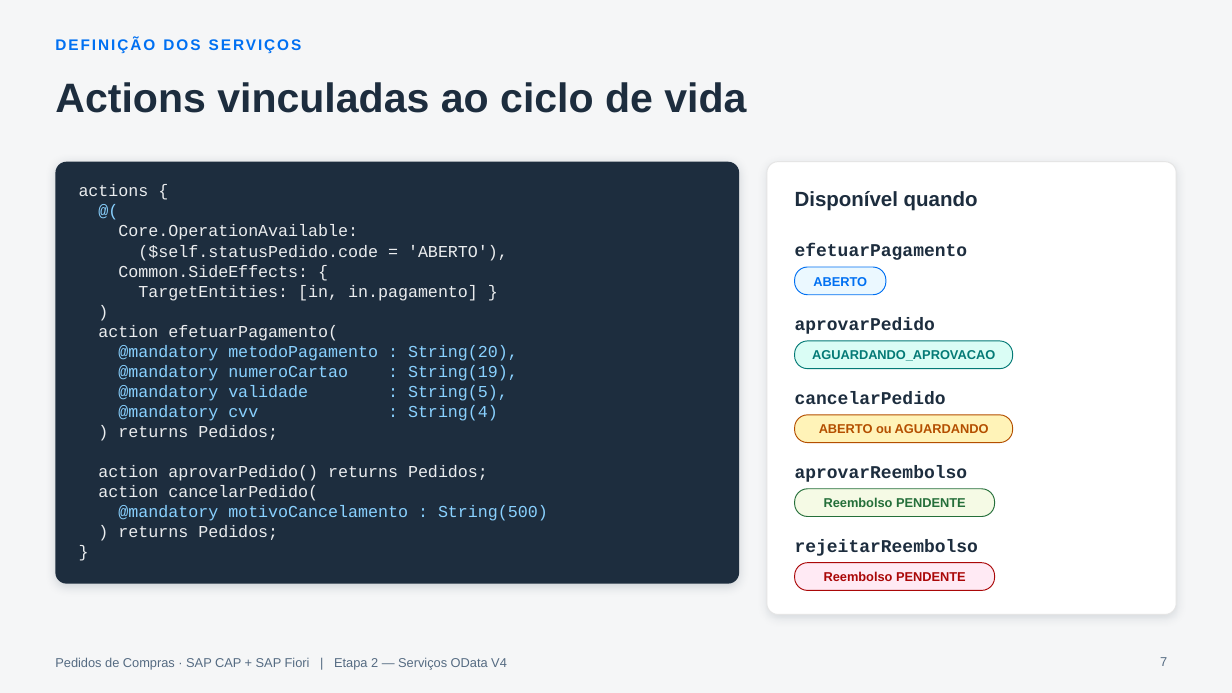
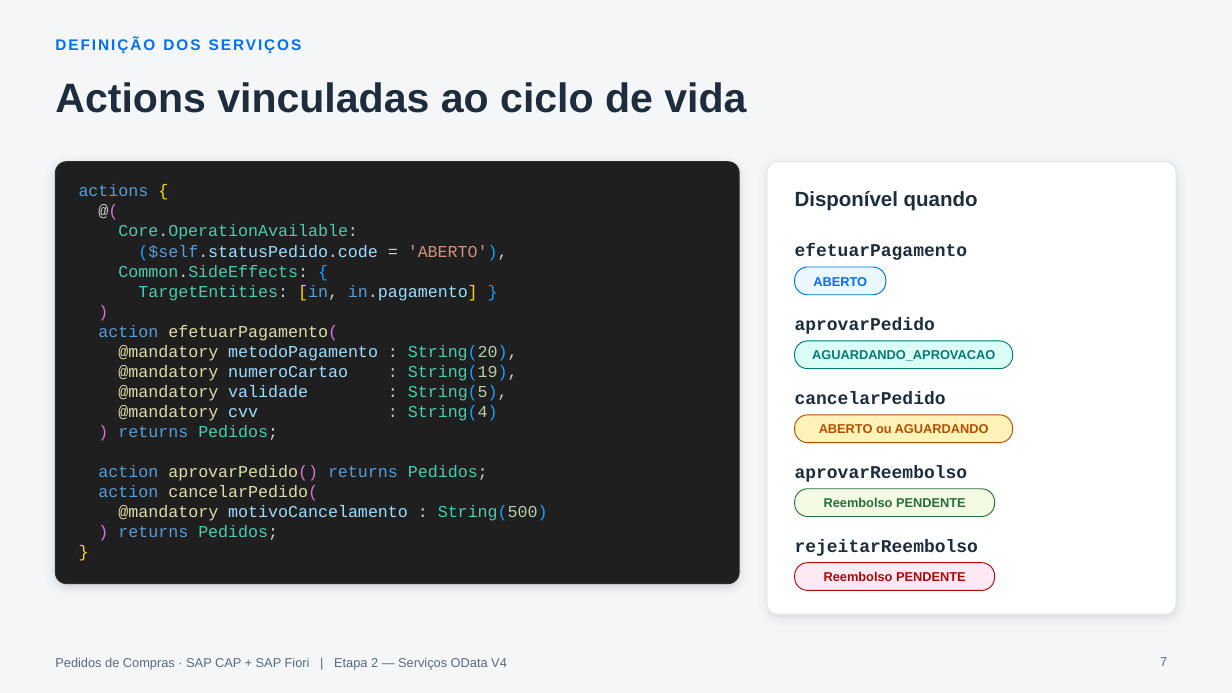
Before and after one commit to AdrianoBispo/sap-cap-nodejs-pedidos-de-compras-app, a slide deck: slide 7 of docs/apresentacoes/02-servicos-odata.pptx. Drawn at 1232x693 pixels with LibreOffice and Linux fonts; fonts in the diff are those of the drawing. Boxes give left, top, right and bottom in pixels: in the first picture for what was removed or moved away, otherwise in the second. Text is boxed around its words. In the diff, an @@ line names an element or a change of style, - is before the commit and + after.

```diff
--- a/docs/apresentacoes/02-servicos-odata.pptx
+++ b/docs/apresentacoes/02-servicos-odata.pptx
@@ rounded rectangle at <box>55,162,739,584</box>: fill #1D2D3E to #1F1F1F; outline none to #2B2B2B 0.75 pt @@
@@ text "actions {" at <box>79,184,548,540</box>: text colour #EAECEE to #569CD6 in "actions", "($self.statusPedido.code", "[in, in.pagamento]", "action" and 4 more places; text colour #EAECEE to #FFD700 in "{", "[in, in.pagamento]", "}"; text colour #89D1FF to #CCCCCC in "@(", ": String(20),", ": String(19),", ": String(5)," and 2 more places; text colour #89D1FF to #DA70D6 in "@("; text colour #EAECEE to #4EC9B0 in "Core.OperationAvailable:", "Common.SideEffects:", "TargetEntities:", "Pedidos;" and 2 more places; text colour #EAECEE to #CCCCCC in "Core.OperationAvailable:", "($self.statusPedido.code = 'ABERTO'),", "Common.SideEffects:", "TargetEntities: [in, in.pagamento]" and 3 more places; text colour #EAECEE to #179FFF in "($self.statusPedido.code 'ABERTO'),", "{", "}"; text colour #EAECEE to #9CDCFE in "($self.statusPedido.code", "in.pagamento]"; text colour #EAECEE to #CE9178 in "'ABERTO'),"; text colour #EAECEE to #DA70D6 in ")", "efetuarPagamento(", ")", "aprovarPedido()" and 2 more places; text colour #EAECEE to #DCDCAA in "efetuarPagamento(", "aprovarPedido()", "cancelarPedido("; text colour #89D1FF to #DCDCAA in "@mandatory", "@mandatory", "@mandatory", "@mandatory" and 1 more places; text colour #89D1FF to #9CDCFE in "metodoPagamento", "numeroCartao", "validade", "cvv" and 1 more places; text colour #89D1FF to #4EC9B0, text colour #89D1FF to #179FFF, text colour #89D1FF to #B5CEA8 in "String(20),", "String(19),", "String(5),", "String(4)" and 1 more places @@
```
Also in this commit, not shown: 3 other slides changed, 5 other files.
